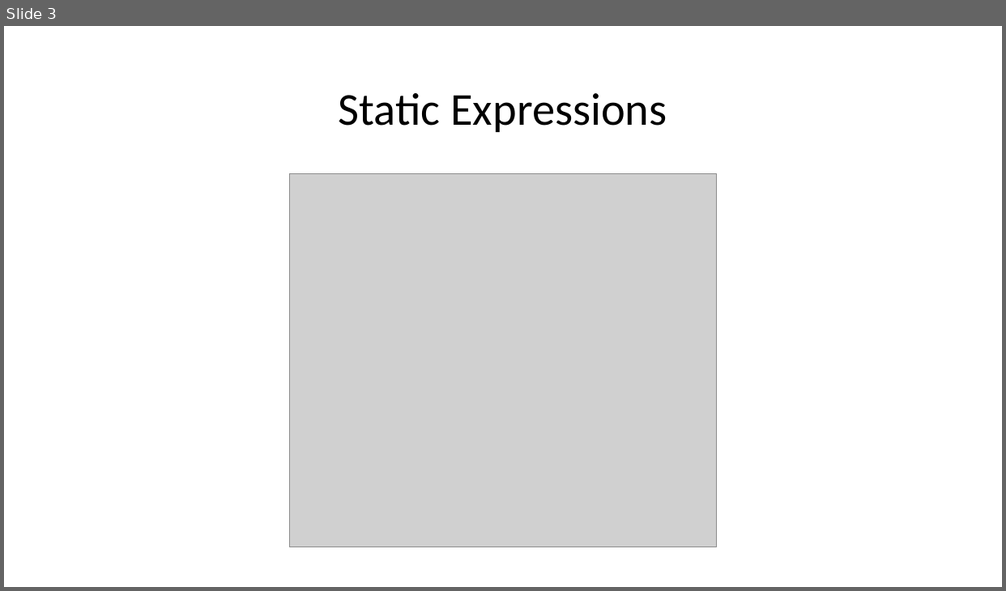
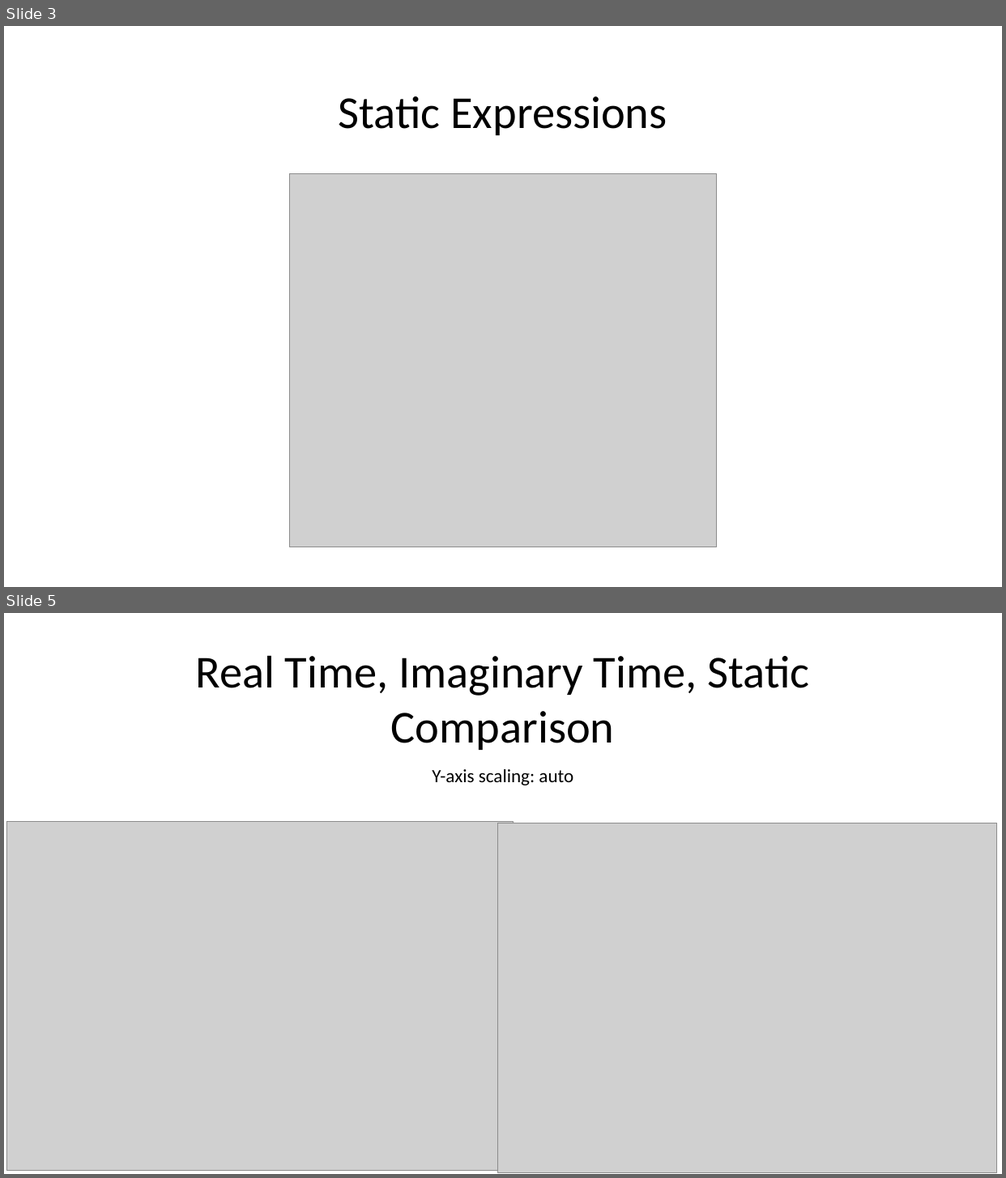
Before and after one commit to kseetharam/zwPolaron, a slide deck: figures/dyn_stat_comparison.pptx. Shown one above the other, each under a label of ours: slide 3 before the commit, slides 3 and 5 after it; the slides between them are not shown. The pictures are 1006x591 and 1006x1178 pixels, drawn with LibreOffice and Linux fonts; fonts in the diff are those of the drawing; grey boxes stand for pictures. Boxes give left, top, right and bottom in pixels: in the first picture for what was removed or moved away, otherwise in the second. Text is boxed around its words. In the diff, an @@ line names an element or a change of style, - is before the commit and + after.

Commit message:
frolich and additional figures in ppt

```diff
--- a/figures/dyn_stat_comparison.pptx
+++ b/figures/dyn_stat_comparison.pptx
@@ slide 5 added at bbox=[4, 613, 1002, 1174], background #FFFFFF @@
@@ text added at bbox=[195, 655, 809, 750], 44 pt, text #000000 @@
+Real Time, Imaginary Time, Static Comparison
@@ text added at bbox=[432, 769, 573, 786], 18 pt, text #000000 @@
+Y-axis scaling: auto
@@ picture added at bbox=[7, 821, 513, 1171] @@
@@ picture added at bbox=[498, 823, 997, 1173] @@
@@ slide 3 changed as well @@
@@ text "Static Expressions" at bbox=[339, 96, 667, 135]: line spacing 0.9 to 1 @@
```
Also in this commit, not shown: 6 other slides changed, 10 other files.
